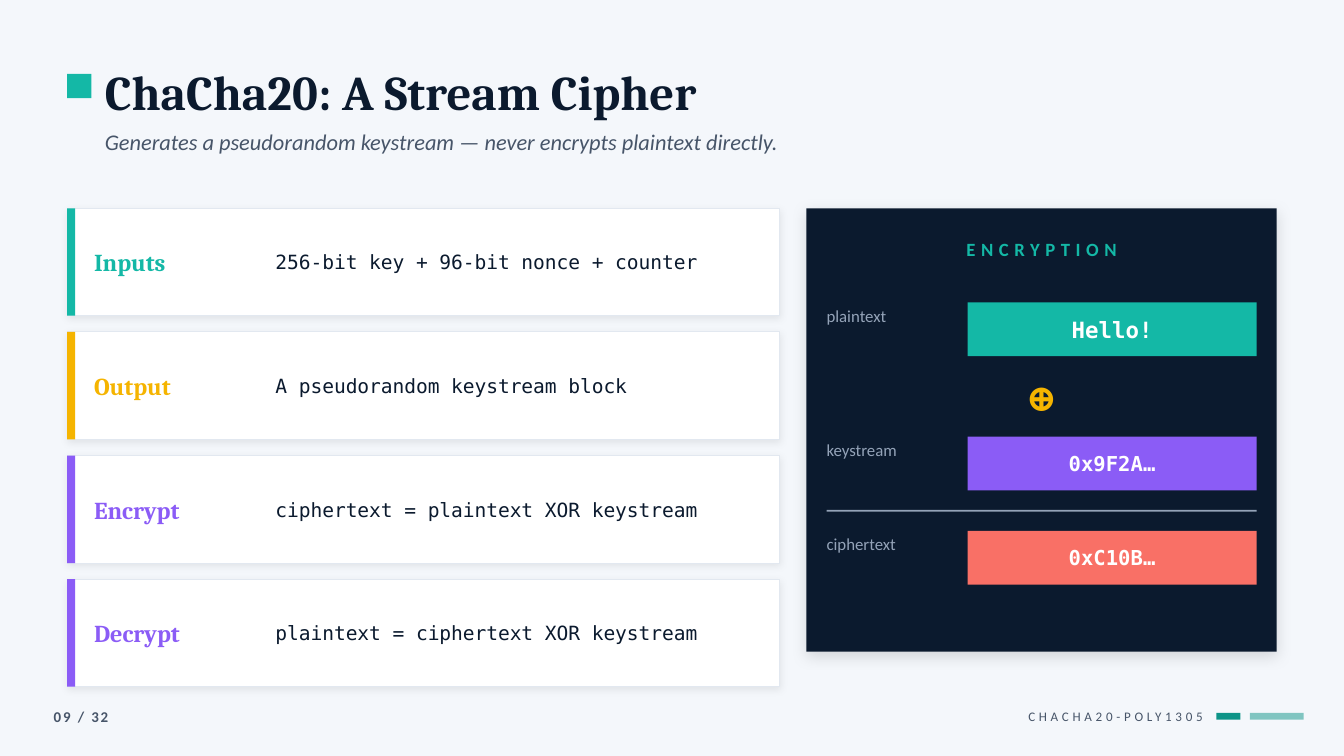
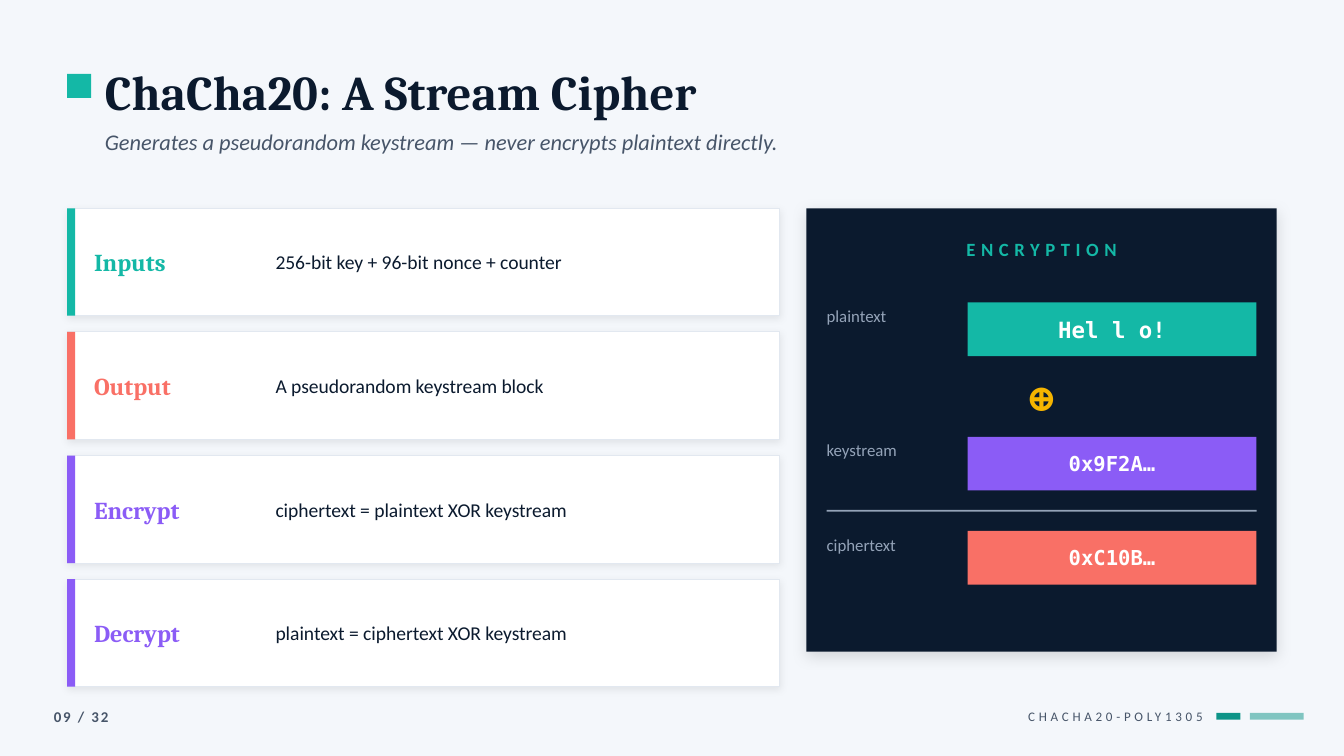
Before and after one commit to AidanLevy05/MATH447-ChatRoom, a slide deck: slide 9 of PowerPoint/MATH_447_Final_Polished.pptx. Drawn at 1344x756 pixels with LibreOffice and Linux fonts; fonts in the diff are those of the drawing. Boxes give left, top, right and bottom in pixels: in the first picture for what was removed or moved away, otherwise in the second. Text is boxed around its words. In the diff, an @@ line names an element or a change of style, - is before the commit and + after.

```diff
--- a/PowerPoint/MATH_447_Final_Polished.pptx
+++ b/PowerPoint/MATH_447_Final_Polished.pptx
@@ text at (1058, 321, 1166, 339): text changed @@
-Hello!
+Hel l o!
@@ rectangle at (67, 332, 75, 439): fill #F5B400 to #F97066 @@
@@ text "Output" at (94, 378, 171, 400): text colour #F5B400 to #F97066 @@
@@ outline #E2E8F0 0.5 pt to #E2E8F0 0.51 pt in 4 elements at (67, 208, 780, 316), (67, 332, 780, 439), (67, 456, 780, 563), (67, 579, 780, 687) @@
@@ font DejaVu Sans Mono to Calibri in 4 elements at (276, 255, 561, 272), (276, 379, 544, 396), (276, 503, 566, 520), (276, 626, 566, 643) @@
```
Also in this commit, not shown: 30 other slides changed.
